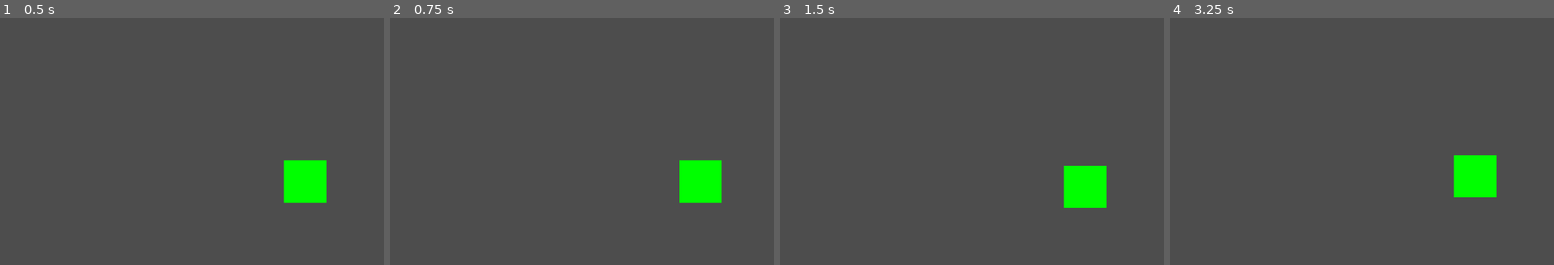
Above: before the commit, frames 1-4 (left to right).
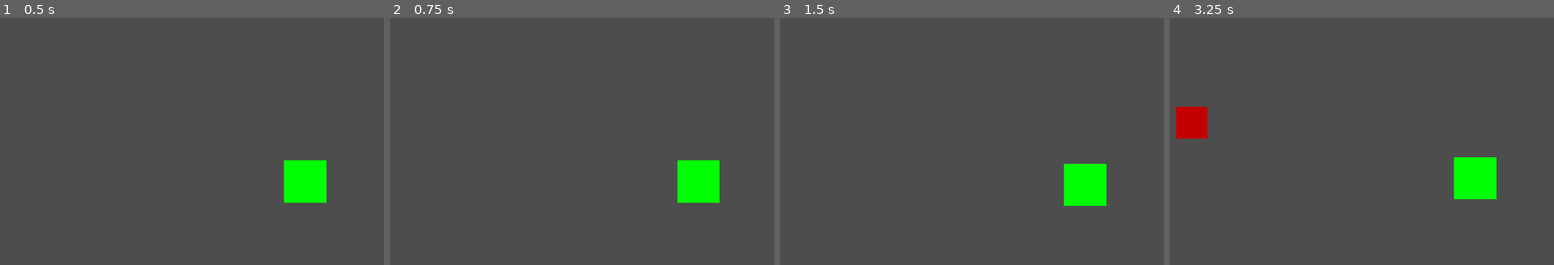
Above: after the commit, the same moments.

Repository: NemoDacremont/vampire_le_survivant
Game: Godot game, scene res://src/maps/first_map/map.tscn
Two runs of this game, one before a commit and one after it. Both use one fixed random seed, a clock stepped at 60 frames per second and the inputs below. The project has no main scene, so this scene is started directly.
Inputs:
- Up to frame 1 (0.5 s): no input
- Up to frame 2 (0.75 s): tap Enter at 0.5 s; hold Right (ui_right) from 0.53 s (still down)
- Up to frame 3 (1.5 s): tap Space at 1.25 s; release Right (ui_right) at 1.28 s; hold Down (ui_down) from 1.28 s (still down)
- Up to frame 4 (3.25 s): tap Enter at 2 s; release Down (ui_down) at 2.03 s; hold Right (ui_right) 2.03-2.78 s; tap Space at 2.75 s; hold Up (ui_up) from 2.78 s (still down)

Frame 1 is identical in both runs. In frame 2, 0.2% of the frame differs, in the area x 74-87%, y 57-75%; in frame 3, 0.2%; in frame 4, 1.3%, in the area x 1-86%, y 35-74%.

Commit message:
spawn enemies each spawn_rate

Diff:
--- a/src/maps/first_map/map.gd
+++ b/src/maps/first_map/map.gd
@@ -1,6 +1,10 @@
 extends Node2D
 
+const DEFAULT_SPAWN_RATE: float = 3
+
 @onready var player_scene = load("res://src/player/player.tscn")
+@onready var first_enemy = load("res://src/enemies/enemy.tscn")
+var enemies: Array
 var player: Node2D
 var spawn_timer: float
 var spawn_rate: float
@@ -12,10 +16,14 @@
 func _process(delta):
 	spawn_timer += delta
 
+	if spawn_timer > spawn_rate:
+		spawn_enemy(first_enemy, Vector2(0, 0))
+		spawn_timer = 0
+
 
 func start_game():
 	set_up_player()
-	set_up_ennemies()
+	set_up_enemies()
 
 func game_over(player: Node2D) -> void:
 	player.queue_free()
@@ -26,5 +34,11 @@
 	self.add_child(player)
 	get_node("Camera").track(player)
 
-func set_up_ennemies() -> void:
-	spawn_rate = 3
+func set_up_enemies() -> void:
+	spawn_rate = DEFAULT_SPAWN_RATE
+
+func spawn_enemy(enemy_scene: Object, spawn_position: Vector2) -> void:
+	var enemy = enemy_scene.instantiate()
+	enemy.init(player)
+	enemy.position = spawn_position
+	self.get_node("Enemies").add_child(enemy)
--- a/src/maps/first_map/map.tscn
+++ b/src/maps/first_map/map.tscn
@@ -8,3 +8,5 @@
 
 [node name="Camera" type="Camera2D" parent="."]
 script = ExtResource("2_ayhjx")
+
+[node name="Enemies" type="Node" parent="."]
--- a/src/player/player.gd
+++ b/src/player/player.gd
@@ -1,4 +1,6 @@
 extends Node2D
+
+const PLAYER_DEFAULT_VELOCITY: int = 300
 
 var velocity: Vector2
 var direction: Vector2
@@ -8,7 +10,7 @@
 func _ready():
 	velocity = Vector2(0, 0)
 	direction = Vector2(0, 0)
-	speed = 500
+	speed = PLAYER_DEFAULT_VELOCITY
 
 
 # Called every frame. 'delta' is the elapsed time since the previous frame.
